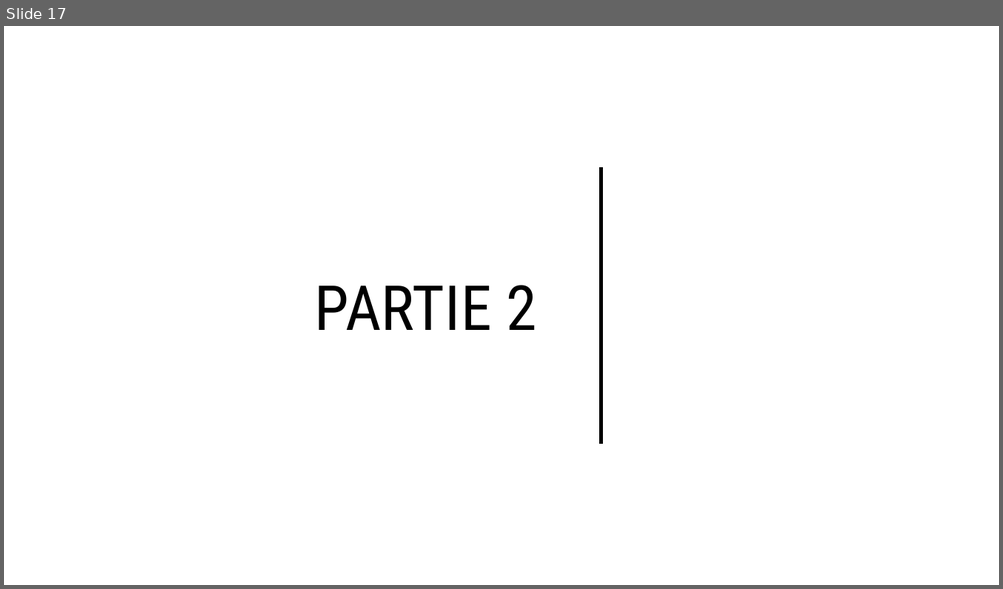
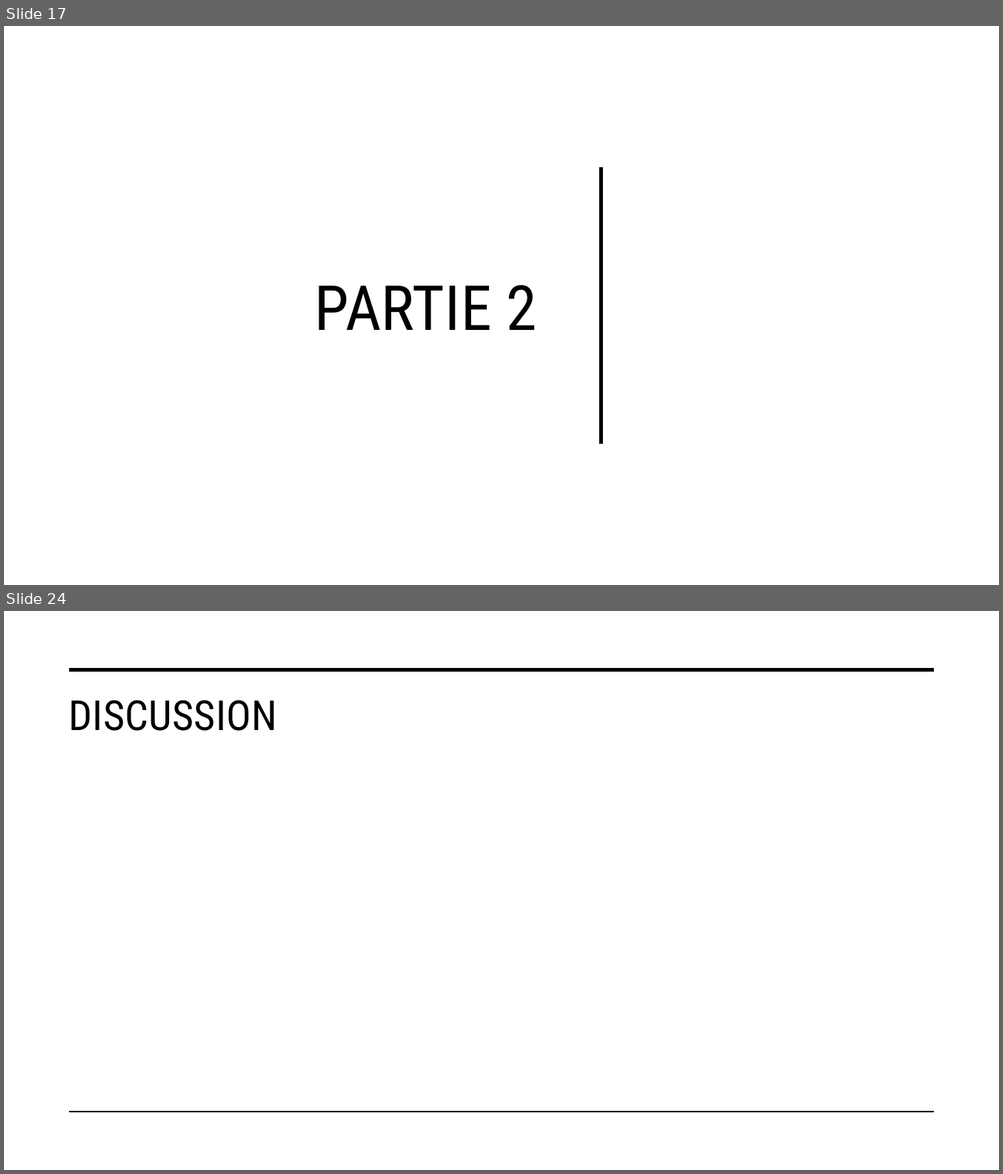
Before and after one commit to PlasseTristan/Projet_final, a slide deck: Rapport/Chevalier_cuivré.pptx. Shown one above the other, each under a label of ours: slide 17 before the commit, slides 17 and 24 after it; the slides between them are not shown. The pictures are 1003x589 and 1003x1174 pixels, drawn with LibreOffice and Linux fonts; fonts in the diff are those of the drawing. Boxes give left, top, right and bottom in pixels: in the first picture for what was removed or moved away, otherwise in the second. Text is boxed around its words. In the diff, an @@ line names an element or a change of style, - is before the commit and + after.

```diff
--- a/Rapport/Chevalier_cuivré.pptx
+++ b/Rapport/Chevalier_cuivré.pptx
@@ slide 24 added at box(4, 611, 999, 1170), background #FFFFFF @@
@@ line added from (70, 670) to (933, 670), #000000 3.5 pt @@
@@ title added at box(68, 700, 277, 731), 40 pt, text #000000 @@
+DISCUSSION
@@ line added from (70, 1113) to (933, 1113), #000000 1 pt @@
```
Also in this commit, not shown: 8 other slides added, 1 slide removed, 5 other files.
